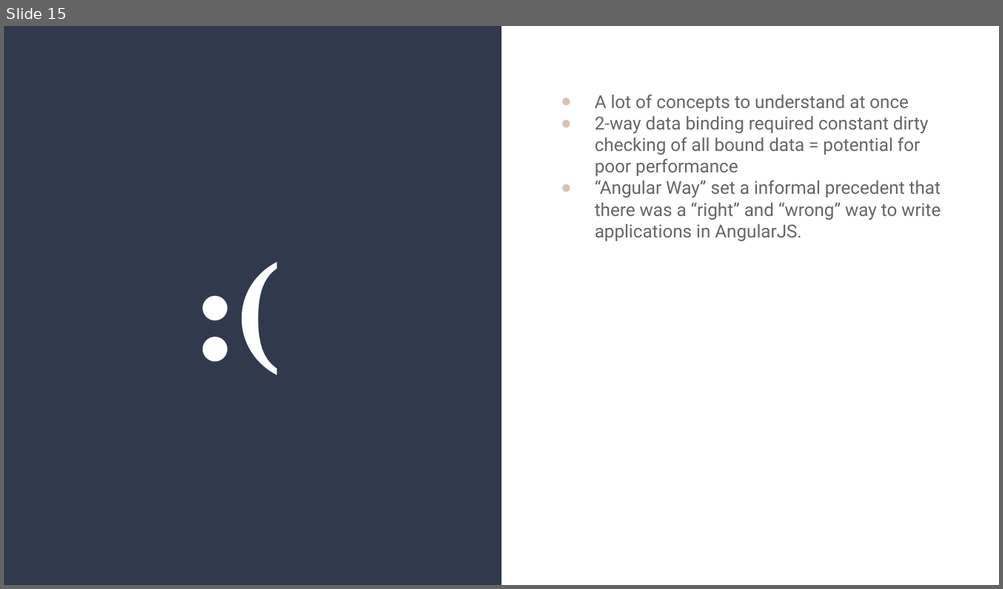
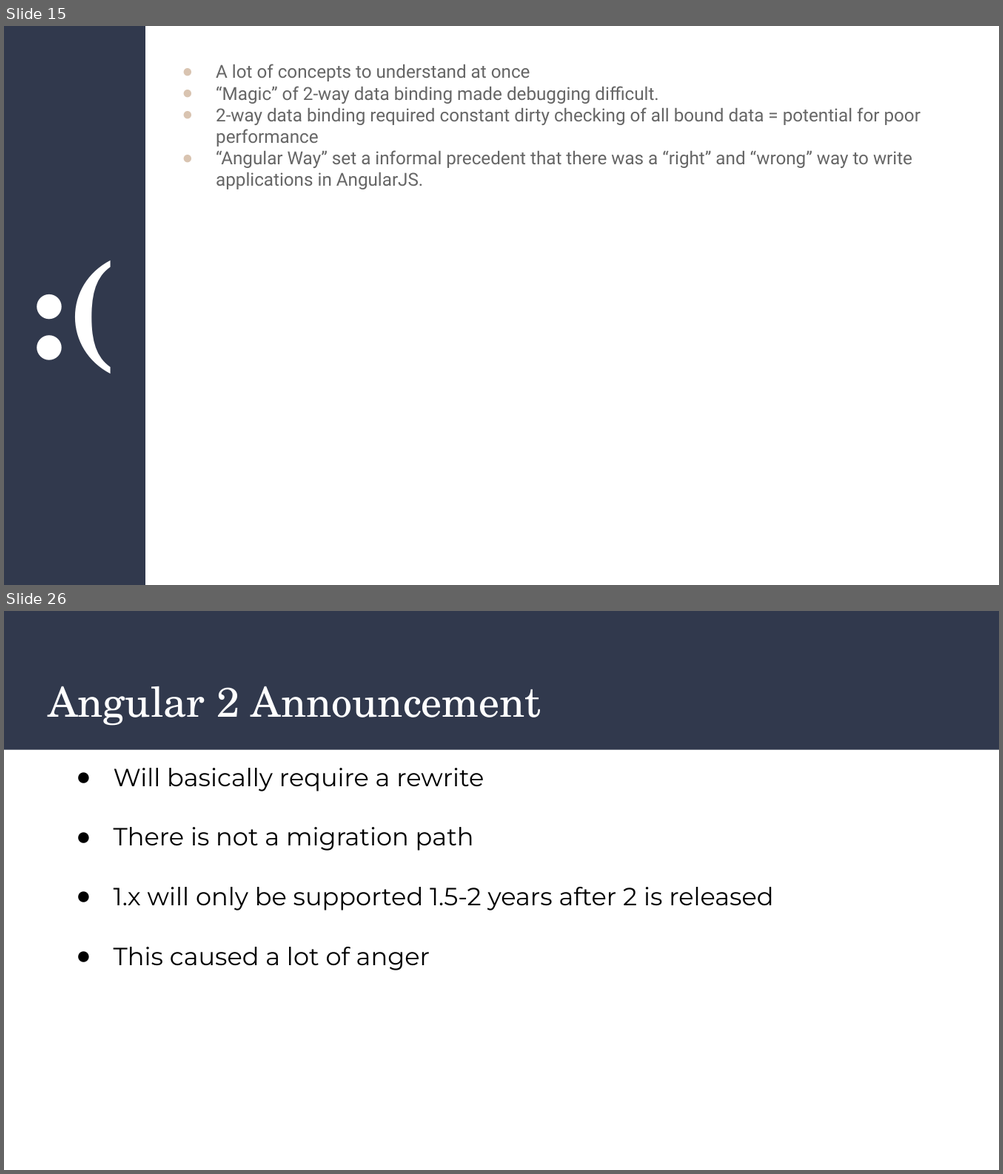
Before and after one commit to JasonTypesCodes/angularjs-retro, a slide deck: AngularJS - A Retrospective.odp. Shown one above the other, each under a label of ours: slide 15 before the commit, slides 15 and 26 after it; the slides between them are not shown. The pictures are 1003x589 and 1003x1174 pixels, drawn with LibreOffice and Linux fonts; fonts in the diff are those of the drawing. Boxes give left, top, right and bottom in pixels: in the first picture for what was removed or moved away, otherwise in the second. Text is boxed around its words. In the diff, an @@ line names an element or a change of style, - is before the commit and + after.

```diff
--- a/AngularJS - A Retrospective.odp
+++ b/AngularJS - A Retrospective.odp
@@ slide 26 added at (4,611,999,1170), background #FFFFFF @@
@@ rectangle added at (4,611,999,750), fill #31394D @@
@@ title added at (48,686,541,726), 30 pt, text #FFFFFF @@
+Angular 2 Announcement
@@ text added at (114,768,773,971), 18 pt, text #000000 @@
+● Will basically require a rewrite
+● There is not a migration path
+● 1.x will only be supported 1.5-2 years after 2 is released
+● This caused a lot of anger
@@ slide 15 changed as well @@
@@ title ":(" rewrapped from (38,36,441,577) to (4,26,143,585) @@
@@ rectangle: place and size @@
-rectangle at (4,26,501,585)
+rectangle at (4,26,145,585)
@@ text "A lot of concepts to ...": place and size @@
-text "A lot of concepts to ..." at (595,94,940,241)
+text "A lot of concepts to ..." at (216,64,920,190)
@@ text at (216,86,658,104): paragraph added @@
+● “Magic” of 2-way data binding made debugging difficult.
```
Also in this commit, not shown: 2 other slides changed, 25 other slides added.
